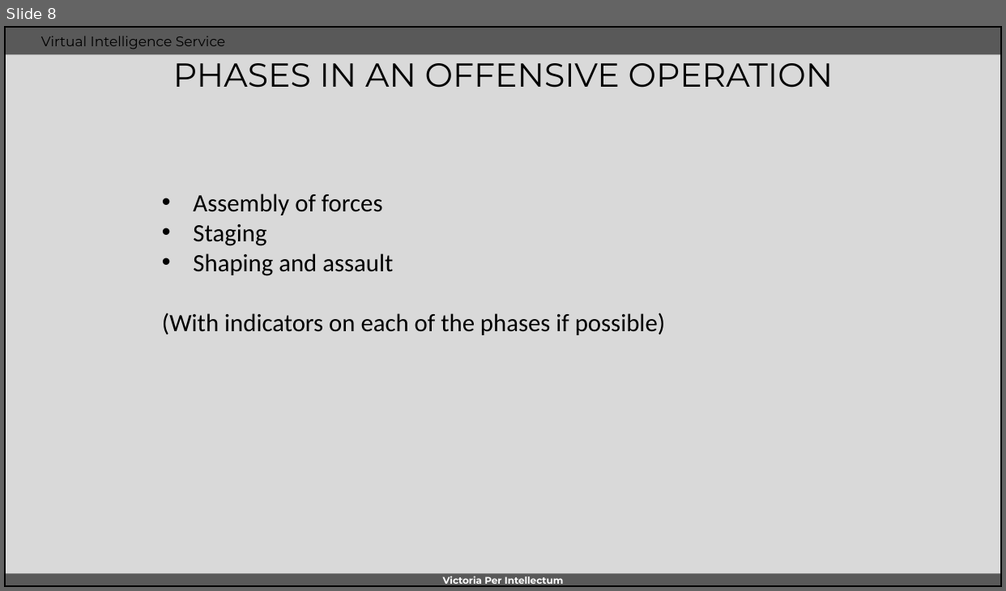
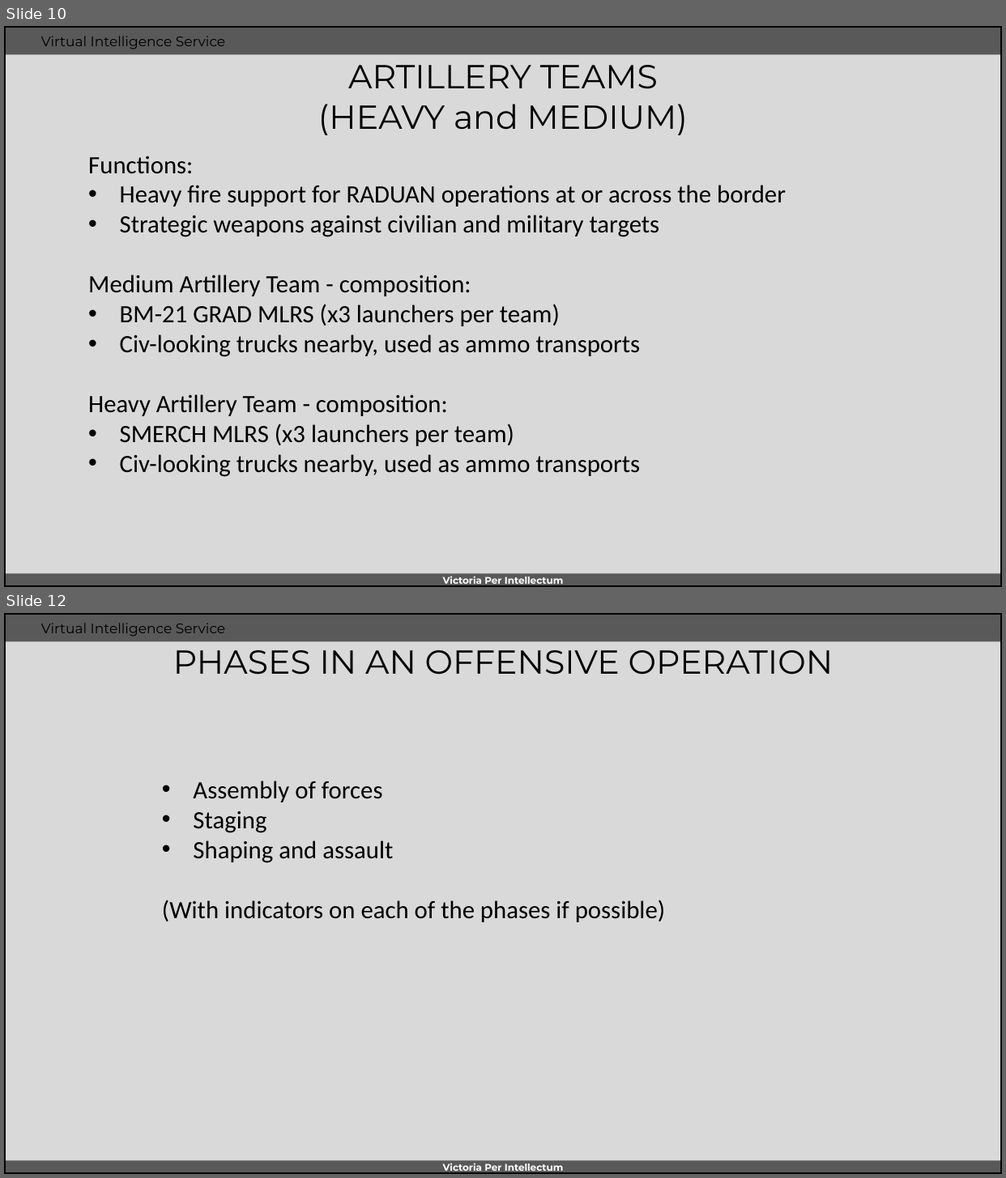
Before and after one commit to 132nd-vWing/VIS, a slide deck: OPAR/WORKSPACE/INTREP VIS OPAR-004 - HEZBOLLAH ground combat tactics.pptx. Shown one above the other, each under a label of ours: slide 8 before the commit, slides 10 and 12 after it; the slides between them are not shown. The pictures are 1006x591 and 1006x1178 pixels, drawn with LibreOffice and Linux fonts; fonts in the diff are those of the drawing; background and template pictures are left out. Boxes give left, top, right and bottom in pixels: in the first picture for what was removed or moved away, otherwise in the second. Text is boxed around its words. In the diff, an @@ line names an element or a change of style, - is before the commit and + after.

Commit message:
Updated composition of units and equipment

```diff
--- a/OPAR/WORKSPACE/INTREP VIS OPAR-004 - HEZBOLLAH ground combat tactics.pptx
+++ b/OPAR/WORKSPACE/INTREP VIS OPAR-004 - HEZBOLLAH ground combat tactics.pptx
@@ slide 10 added at (x1=4, y1=26, x2=1002, y2=587), background #D9D9D9; not listed: 5 template elements that a slide beside it also shows @@
@@ title added at (x1=318, y1=65, x2=688, y2=135), 24 pt, text #000000 @@
+ARTILLERY TEAMS
+(HEAVY and MEDIUM)
@@ text added at (x1=88, y1=156, x2=786, y2=477), 18 pt, text #000000 @@
+Functions:
+• Heavy fire support for RADUAN operations at or across the border
+• Strategic weapons against civilian and military targets
+Medium Artillery Team - composition:
+• BM-21 GRAD MLRS (x3 launchers per team)
+• Civ-looking trucks nearby, used as ammo transports
+Heavy Artillery Team - composition:
+• SMERCH MLRS (x3 launchers per team)
+• Civ-looking trucks nearby, used as ammo transports
@@ what was slide 8 is now slide 12 @@
```
Also in this commit, not shown: 2 slides changed, 3 other slides added.
